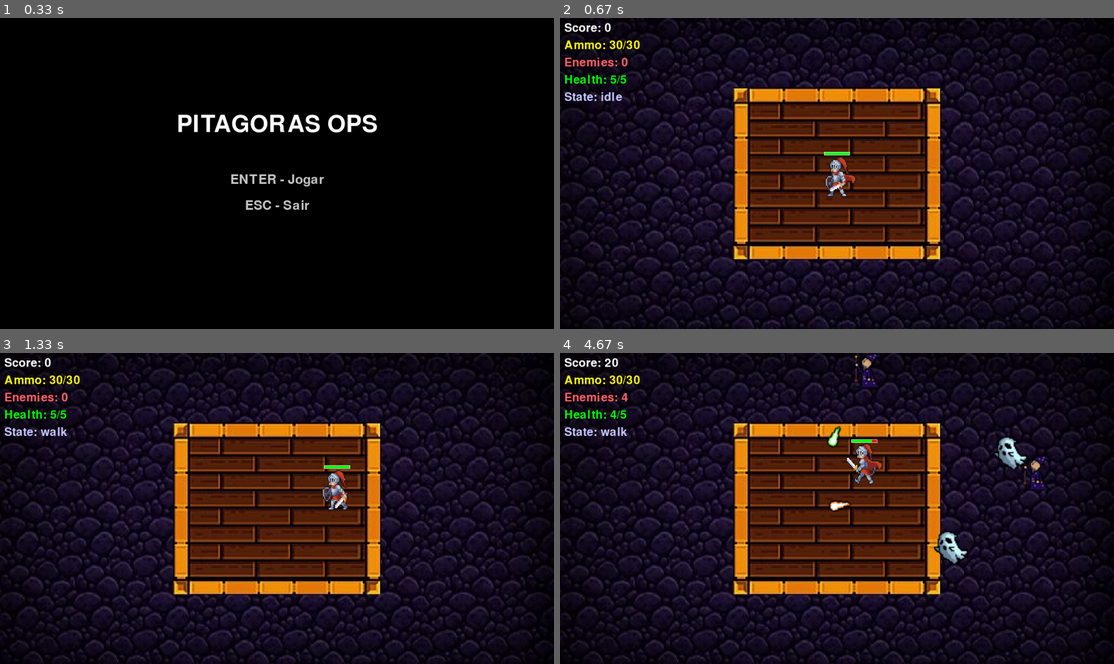
Above: before the commit, frames 1-4 (two rows, left to right).
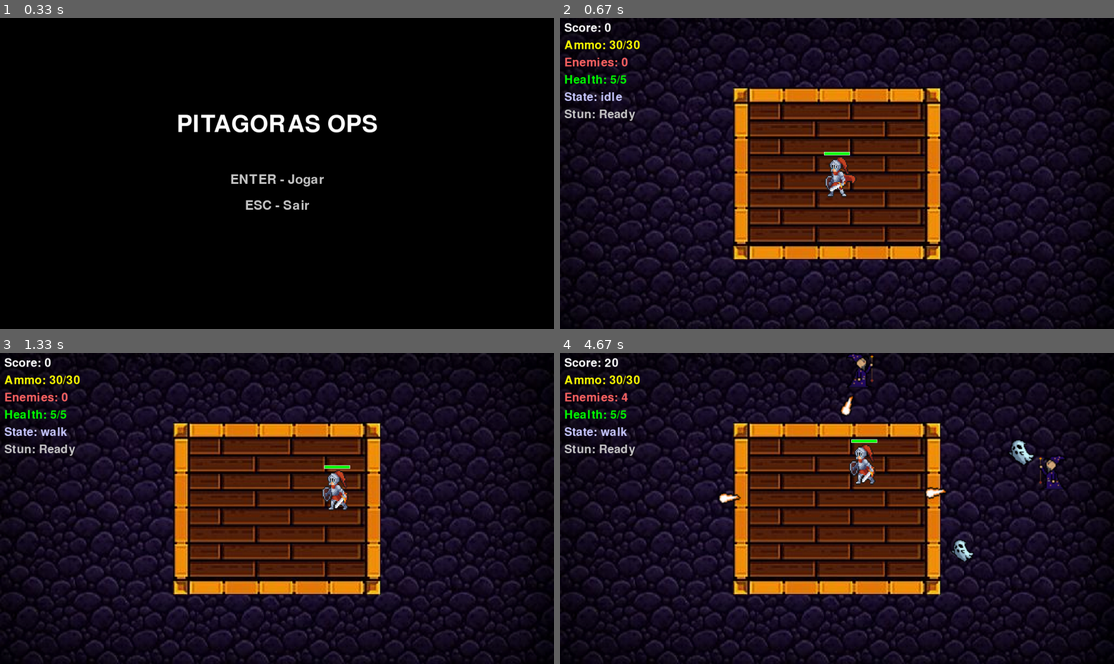
Above: after the commit, the same moments.

Repository: nicolassaez2004/pygamedesoft2026.1
Game: pygame game, started from main.py
Same seed, same stepped clock (60 frames per second), same inputs: the game is played once before the commit and once after it.
Inputs (mouse positions are in pixels of both pictures, inside the frame that each line leads up to):
- Up to frame 1 (0.33 s): no input
- Up to frame 2 (0.67 s): tap Enter at 0.33 s
- Up to frame 3 (1.33 s): hold D 0.67-1.13 s; move the mouse to (277, 530) at 0.7 s; hold W from 1.17 s (still down)
- Up to frame 4 (4.67 s): release W at 1.47 s; click (665, 461) at 1.55 s; hold D 1.83-2.3 s; hold A 2.33-2.87 s; hold S 2.9-3.2 s; hold A 3.23-3.63 s; hold W 3.67-4.03 s; hold D from 4.07 s (still down)

Frame 1 is identical in both runs. In frame 2, 0.2% of the frame differs, in the area x 0-14%, y 29-34%; in frame 3, 0.2%; in frame 4, 2.7%, in the area x 0-92%, y 0-68%.

Commit message:
Tipos de projéteis tem tipos diferentes de ação contra o jogador

Diff:
--- a/enemy.py
+++ b/enemy.py
@@ -85,9 +85,25 @@
 class GhostersonEnemy(Enemy):
     """Inimigo do tipo Ghosterson - imune a projéteis, só leva dano de espada"""
 
-    def __init__(self, x, y, sprite, speed=160, radius=None):
-        super().__init__(x, y, sprite, speed, radius)
+    def __init__(self, x, y, sprite, speed=160, radius=None, scale_factor=1.0, speed_multiplier=1.0):
+        # Aplica o scale_factor ao sprite
+        if scale_factor != 1.0:
+            new_width = int(sprite.get_width() * scale_factor)
+            new_height = int(sprite.get_height() * scale_factor)
+            sprite = pygame.transform.smoothscale(sprite, (new_width, new_height))
+
+        # Ajusta velocidade
+        adjusted_speed = speed * speed_multiplier
+
+        super().__init__(x, y, sprite, adjusted_speed, radius)
+
+        # Ajusta o radius baseado no scale_factor
+        if radius is None:
+            self.radius = int((sprite.get_width() // 2) * scale_factor)
+
         self.immune_to_projectiles = True  # Só pode ser morto por ataques melee
+        self.scale_factor = scale_factor
+        self.speed_multiplier = speed_multiplier
 
 
 class SkellingtonEnemy(RangedEnemy):
@@ -100,13 +116,26 @@
         if not self.can_shoot():
             return None
 
-        # Radii ajustados para sprite 100x100
+        # Escalação de flechas por dificuldade
+        difficulty_level = max(1.0, self.manager_ref.difficulty)
+
+        if difficulty_level < 1.3:
+            # Apenas flecha tipo 0 (fraca)
+            arrow_idx = 0
+        elif difficulty_level < 1.6:
+            # Pode usar tipo 0 ou 1 (chance de tipo forte)
+            arrow_idx = random.choice([0, 0, 1])  # 2/3 fraca, 1/3 média
+        else:
+            # Todos os tipos disponíveis
+            arrow_idx = random.randint(0, 2)
+
+        # Definição com escalação
         arrow_types = [
-            {"sprite": 0, "speed": 520, "damage": 1, "radius": 18},
-            {"sprite": 1, "speed": 560, "damage": 1, "radius": 18},
-            {"sprite": 2, "speed": 500, "damage": 2, "radius": 20},
+            {"sprite": 0, "speed": 315, "damage": 1, "radius": 18, "stun": 0},  # Flecha 1: 1 dano, -25%
+            {"sprite": 1, "speed": 428, "damage": 2, "radius": 18, "stun": 0},  # Flecha 2: 2 dano, -5%
+            {"sprite": 2, "speed": 460, "damage": 1, "radius": 20, "stun": 0.5},  # Flecha 3: 1 dano, congela 0.5s, +15%
         ]
-        choice = random.choice(arrow_types)
+        choice = arrow_types[arrow_idx]
         self.reset_cooldown()
         return projectile.Projectile(
             self.pos.x,
@@ -117,7 +146,8 @@
             color=(255, 255, 255),
             radius=choice["radius"],
             damage=choice["damage"],
-            image=self.manager_ref.arrow_sprites[choice["sprite"]]
+            image=self.manager_ref.arrow_sprites[choice["sprite"]],
+            stun_duration=choice["stun"]
         )
 
 
@@ -132,13 +162,26 @@
         if not self.can_shoot():
             return None
 
-        # Radii ajustados para sprite 100x100
+        # Escalação de magias por dificuldade
+        difficulty_level = max(1.0, self.manager_ref.difficulty)
+
+        if difficulty_level < 1.3:
+            # Apenas magia tipo 0 (fraca)
+            spell_idx = 0
+        elif difficulty_level < 1.6:
+            # Pode usar tipo 0 ou 1
+            spell_idx = random.choice([0, 0, 1])  # 2/3 fraca, 1/3 média
+        else:
+            # Todos os tipos disponíveis
+            spell_idx = random.randint(0, 2)
+
+        # Definição com escalação
         spells = [
-            {"sprite": 0, "speed": 420, "damage": 2, "radius": 20},
-            {"sprite": 1, "speed": 480, "damage": 1, "radius": 18},
-            {"sprite": 2, "speed": 380, "damage": 3, "radius": 22},
+            {"sprite": 0, "speed": 255, "damage": 1, "radius": 16, "stun": 0},  # Magia 1: 1 dano,
+            {"sprite": 1, "speed": 355, "damage": 2, "radius": 17, "stun": 0},  # Magia 2: 2 dano
+            {"sprite": 2, "speed": 455, "damage": 1, "radius": 18, "stun": 0.5},  # Magia 3: 1 dano, congela 0.5s, +15%
         ]
-        choice = random.choice(spells)
+        choice = spells[spell_idx]
         self.reset_cooldown()
         return projectile.Projectile(
             self.pos.x,
@@ -149,7 +192,8 @@
             color=(255, 255, 255),
             radius=choice["radius"],
             damage=choice["damage"],
-            image=self.manager_ref.magic_sprites[choice["sprite"]]
+            image=self.manager_ref.magic_sprites[choice["sprite"]],
+            stun_duration=choice["stun"]
         )
 
 
@@ -195,8 +239,8 @@
         self.magic_sprites = [load_and_scale(p, proj_size, (255, 0, 255)) for p in magic_paths]
 
         self.spawn_timer = 0
-        self.spawn_interval = 1.0  # segundos entre spawns
-        self.max_enemies = 5
+        self.spawn_interval = 2.0  # segundos entre spawns (aumentado para começar mais fácil)
+        self.max_enemies = 3  # reduzido de 5 para 3
         self.difficulty = 1.0  # multiplicador de dificuldade
         self.enemy_projectiles = []
 
@@ -221,12 +265,21 @@
         enemy_type = random.choice(['ghost', 'skell', 'mage'])
 
         # Variação leve de velocidade por spawn para aleatoriedade
-        base_speed = 150 * self.difficulty
-        speed_variation = random.uniform(0.9, 1.2)
+        base_speed = 120 * self.difficulty
+        speed_variation = random.uniform(0.8, 1.1)  # Reduzido o range de variação
         speed = base_speed * speed_variation
 
         if enemy_type == 'ghost':
-            enemy_obj = GhostersonEnemy(x, y, sprite=self.ghost_sprite, speed=speed)
+            # Fantasma com tamanho variável (0.4 a 1.0) e velocidade variável (1.0 a 1.4)
+            ghost_scale = random.uniform(0.4, 1.0)
+            ghost_speed_mult = random.uniform(1.0, 1.4)
+            enemy_obj = GhostersonEnemy(
+                x, y,
+                sprite=self.ghost_sprite,
+                speed=speed,
+                scale_factor=ghost_scale,
+                speed_multiplier=ghost_speed_mult
+            )
         elif enemy_type == 'mage':
             enemy_obj = MageEnemy(x, y, sprite=self.mage_sprite, speed=speed)
         else:
@@ -269,15 +322,15 @@
             proj.draw(window)
 
     def check_collisions_with_player(self, player_pos, player_radius):
-        """Verifica colisões com o player, retorna inimigo que colidiu ou None"""
+        """Verifica colisões com o player, retorna tupla (tipo, objeto) ou None"""
         for enemy in self.enemies[:]:
             if enemy.is_colliding_with_player(player_pos, player_radius):
-                return enemy
+                return ('enemy', enemy)
         # Checa projéteis inimigos
         for proj in self.enemy_projectiles[:]:
             if proj.is_colliding_with_enemy(player_pos, player_radius):
                 self.enemy_projectiles.remove(proj)
-                return 'projectile'  # Retorna string para indicar que foi projétil
+                return ('projectile', proj)  # Retorna projétil para aplicar stun
         return None
 
     def remove_enemy(self, enemy):
--- a/gameplay.py
+++ b/gameplay.py
@@ -124,12 +124,20 @@
             enemy_manager.increase_difficulty(score)
 
             # Verifica colisão com inimigos (dano no jogador)
-            colliding_enemy = enemy_manager.check_collisions_with_player(player_obj.pos, player_obj.radius)
-            if colliding_enemy:
-                player_obj.take_damage(1)
-                # Se for um fantasma (GhostersonEnemy), remove-o após causar dano
-                if colliding_enemy != 'projectile' and isinstance(colliding_enemy, enemy.GhostersonEnemy):
-                    enemy_manager.remove_enemy(colliding_enemy)
+            collision_result = enemy_manager.check_collisions_with_player(player_obj.pos, player_obj.radius)
+            if collision_result:
+                collision_type, collision_obj = collision_result
+                if collision_type == 'enemy':
+                    player_obj.take_damage(1)
+                    # Se for um fantasma (GhostersonEnemy), remove-o após causar dano
+                    if isinstance(collision_obj, enemy.GhostersonEnemy):
+                        enemy_manager.remove_enemy(collision_obj)
+                elif collision_type == 'projectile':
+                    # Projétil acertou o jogador
+                    player_obj.take_damage(collision_obj.damage)
+                    # Aplica congelamento se o projétil tiver stun
+                    if collision_obj.stun_duration > 0:
+                        player_obj.apply_stun(collision_obj.stun_duration)
 
         # Desenha o jogo
         window.blit(assets['bg'], (0, 0))
@@ -160,11 +168,16 @@
         health_text = font_hud.render(f"Health: {player_obj.health}/{player_obj.max_health}", True, (0, 255, 0))
         state_text = font_hud.render(f"State: {player_obj.state}", True, (200, 200, 255))
 
+        # Texto de congelamento se estiver ativo
+        stun_color = (0, 255, 255) if player_obj.stun_timer > 0 else (200, 200, 200)
+        stun_text = font_hud.render(f"Stun: {player_obj.stun_timer:.2f}s" if player_obj.stun_timer > 0 else "Stun: Ready", True, stun_color)
+
         window.blit(score_text, (10, 10))
         window.blit(ammo_text, (10, 50))
         window.blit(enemies_text, (10, 90))
         window.blit(health_text, (10, 130))
         window.blit(state_text, (10, 170))
+        window.blit(stun_text, (10, 210))
 
         # Desenha status de game over
         if player_obj.game_over:
--- a/player.py
+++ b/player.py
@@ -30,6 +30,10 @@
         # Dano temporário
         self.hurt_timer = 0
         self.hurt_duration = 0.3  # segundos
+
+        # Congelamento por projéteis
+        self.stun_timer = 0
+        self.stun_duration = 0  # duração do congelamento
 
         # Ataque melee
         self.attack_timer = 0
@@ -96,24 +100,30 @@
         if self.hurt_timer > 0:
             self.hurt_timer -= dt
 
+        # Atualiza timer de congelamento
+        if self.stun_timer > 0:
+            self.stun_timer -= dt
+
         # Atualiza timer de ataque
         if self.attack_timer > 0:
             self.attack_timer -= dt
 
         # Movimento (pode acontecer em qualquer momento, até durante dano)
+        # Mas não pode se congelado
         is_moving = False
-        if keys[pygame.K_w]:
-            self.pos.y -= self.speed * dt
-            is_moving = True
-        if keys[pygame.K_s]:
-            self.pos.y += self.speed * dt
-            is_moving = True
-        if keys[pygame.K_a]:
-            self.pos.x -= self.speed * dt
-            is_moving = True
-        if keys[pygame.K_d]:
-            self.pos.x += self.speed * dt
-            is_moving = True
+        if self.stun_timer <= 0:  # Só se não estiver congelado
+            if keys[pygame.K_w]:
+                self.pos.y -= self.speed * dt
+                is_moving = True
+            if keys[pygame.K_s]:
+                self.pos.y += self.speed * dt
+                is_moving = True
+            if keys[pygame.K_a]:
+                self.pos.x -= self.speed * dt
+                is_moving = True
+            if keys[pygame.K_d]:
+                self.pos.x += self.speed * dt
+                is_moving = True
 
         # Verifica ataque esquerdo - inicia o ataque
         if mouse_buttons[0]:  # Botão esquerdo
@@ -212,6 +222,11 @@
                 self.game_over = True
                 self.health = 0
 
+    def apply_stun(self, stun_duration):
+        """Aplica congelamento ao jogador"""
+        if stun_duration > 0:
+            self.stun_timer = stun_duration
+
     def trigger_attack(self):
         """Inicia o ataque melee"""
         if self.attack_timer <= 0:  # Só permite novo ataque se não estiver em ataque
--- a/projectile.py
+++ b/projectile.py
@@ -5,7 +5,7 @@
 class Projectile:
     """Classe que representa um projétil (player ou inimigo)"""
 
-    def __init__(self, x, y, target_x, target_y, speed=500, color=(255, 255, 0), radius=5, damage=1, image=None):
+    def __init__(self, x, y, target_x, target_y, speed=500, color=(255, 255, 0), radius=5, damage=1, image=None, stun_duration=0):
         self.pos = pygame.Vector2(x, y)
         self.target = pygame.Vector2(target_x, target_y)
         self.speed = speed
@@ -13,6 +13,7 @@
         self.color = color
         self.damage = damage
         self.image = image  # opcional: sprite do projétil
+        self.stun_duration = stun_duration  # Duração do congelamento causado (0 se não congela)
 
         # Calcula direção
         direction = self.target - self.pos
